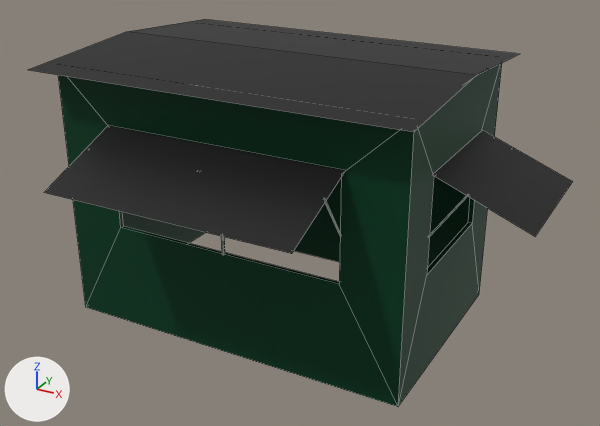
The OBJ model ProyectoFinalCGeIHC/ProyectoFinalCGeIHC/Modelos/PuestoComida8.obj: old version first, new version second.
One viewpoint serves both versions: a camera (50 mm lens) standing at (3.62, -6.28, 4.13) and looking at (0.35, -0.33, 1.16). Every picture has the same lights, and +X, +Y and +Z are marked at lower left. Mesh edges are drawn as thin lines. Where no turn or scale is listed for an object, it has been applied to the vertices.

In view in the first picture: 'Puesto_Comida.009'.
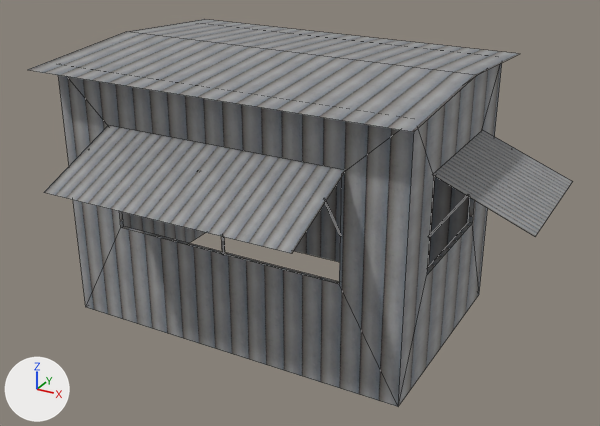
Pixel boxes [x1, y1, x2, y2] of what changed, in the pictures (600 x 426 px):
'Puesto_Comida.009', surface changed
    both: [29, 19, 573, 407]
part 1 of me_puesto_comida_009, recoloured (black to grey)
    both: [29, 19, 573, 254]

Diff of the bpy script that builds the scene:
```diff
--- a/ProyectoFinalCGeIHC/ProyectoFinalCGeIHC/Modelos/PuestoComida8.obj.py
+++ b/ProyectoFinalCGeIHC/ProyectoFinalCGeIHC/Modelos/PuestoComida8.obj.py
@@ img_purohueso8_jpg @@
+img_purohueso8_jpg = load_image('PuroHueso8.jpg', 'Texturas/PuroHueso8.jpg', 750, 1000, 'sRGB')
@@ img_specular_25_png @@
+img_specular_25_png = load_image('Specular_25.png', 'Texturas/Specular_25.png', 32, 32, 'sRGB')
@@ img_purohueso_billy_mandy3_jpg @@
+img_purohueso_billy_mandy3_jpg = load_image('PuroHueso_Billy_Mandy3.jpg', 'Texturas/PuroHueso_Billy_Mandy3.jpg', 1280, 720, 'sRGB')
@@ img_doortile_png @@
+img_doortile_png = load_image('doortile.png', 'Texturas/Cabina_Hachas/doortile.png', 336, 336, 'sRGB')
@@ mat_lamina @@
 n0 = _N.new('ShaderNodeBsdfPrincipled'); n0.name = 'Principled BSDF'
-n0.inputs[0].default_value = (0.00109, 0.0448, 0.0175, 1.0)  # 'Base Color', dark green #043c24
 n1 = _N.new('ShaderNodeOutputMaterial'); n1.name = 'Material Output'
 n2 = _N.new('ShaderNodeTexImage'); n2.name = 'Image Texture'
-n2.image = img_specular_50_png
-_L.new(n2.outputs[0], n0.inputs[13])  # 'Color' to 'Specular IOR Level'
+n2.image = img_doortile_png
+n3 = _N.new('ShaderNodeTexImage'); n3.name = 'Image Texture.001'
+n3.image = img_specular_50_png
 _L.new(n0.outputs[0], n1.inputs[0])  # 'BSDF' to 'Surface'
+_L.new(n2.outputs[0], n0.inputs[0])  # 'Color' to 'Base Color'
+_L.new(n3.outputs[0], n0.inputs[13])  # 'Color' to 'Specular IOR Level'
@@ mat_imagen_2 @@
+mat_imagen_2 = bpy.data.materials.new('Imagen_2')
+# uses the picture img_purohueso8_jpg
+# uses the picture img_specular_25_png
@@ mat_imagen @@
+mat_imagen = bpy.data.materials.new('Imagen')
+# uses the picture img_purohueso_billy_mandy3_jpg
+# uses the picture img_specular_25_png
@@ me_puesto_comida_009 @@
 me_puesto_comida_009.from_pydata(...)  # 110 vertices, 72 faces; spans x -1.75..2.47, y -1.87..1.31, z 0.0..2.5
 # used by ob_puesto_comida_009; location = (0.0, 0.0, 0.0)
-me_puesto_comida_009.materials.append(mat_material_001)  # picture img_purohueso4_jpg
-me_puesto_comida_009.materials.append(mat_material_003)  # picture img_purohueso6_jpg
+# me_puesto_comida_009 part 1: 4 faces spanning x -1.75..2.47, y -1.87..1.31, z 1.53..2.5 switch from mat_material_002 (black #000000) to mat_lamina
+me_puesto_comida_009.materials.append(mat_imagen)
+me_puesto_comida_009.materials.append(mat_imagen_2)
```
